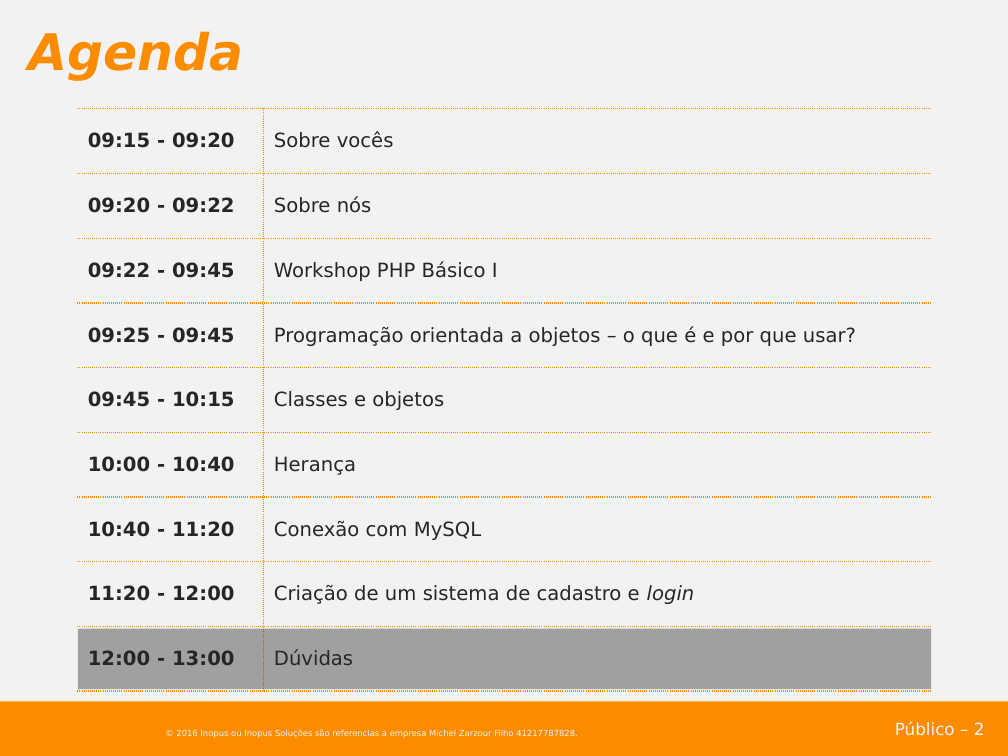
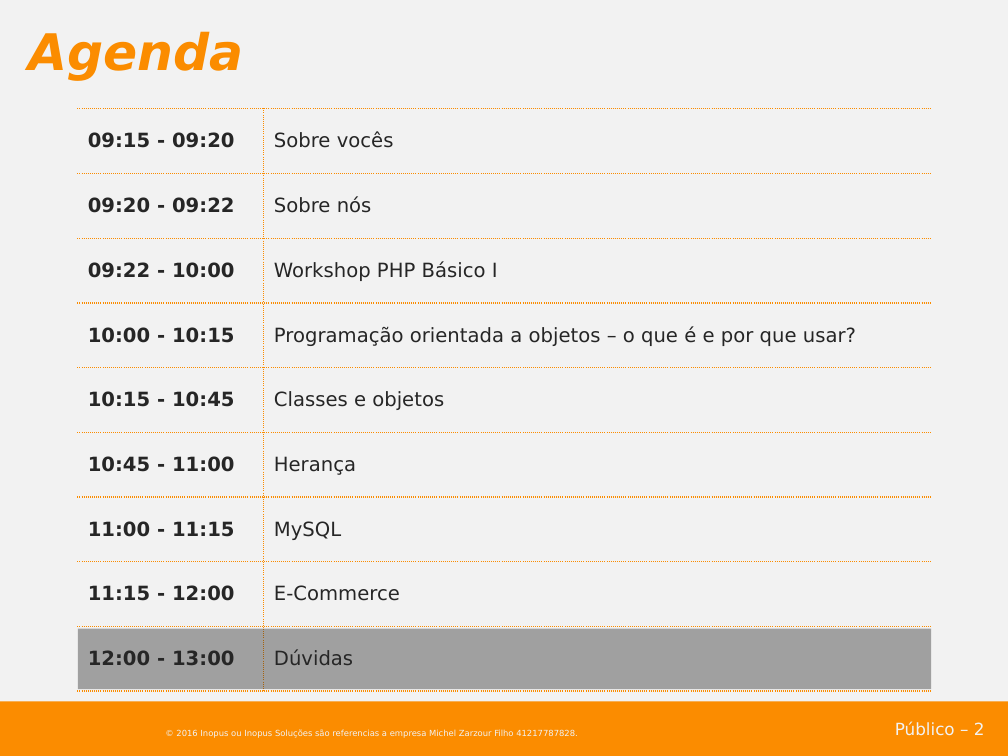
Before and after one commit to inopus/workshop-php-20161019, a slide deck: slide 2 of apresentacao/Workshop PHP 201610210136.pptx. Drawn at 1008x756 pixels with LibreOffice and Linux fonts; fonts in the diff are those of the drawing; background and template pictures are left out. Boxes give left, top, right and bottom in pixels: in the first picture for what was removed or moved away, otherwise in the second. Text is boxed around its words. In the diff, an @@ line names an element or a change of style, - is before the commit and + after.

```diff
--- a/apresentacao/Workshop PHP 201610210136.pptx
+++ b/apresentacao/Workshop PHP 201610210136.pptx
@@ table at (78,109,931,691) @@
-row 3, column 1: 09:22 - 09:45
+row 3, column 1: 09:22 - 10:00
-row 4, column 1: 09:25 - 09:45
+row 4, column 1: 10:00 - 10:15
-row 5, column 1: 09:45 - 10:15
+row 5, column 1: 10:15 - 10:45
-row 6, column 1: 10:00 - 10:40
+row 6, column 1: 10:45 - 11:00
-row 7, column 1: 10:40 - 11:20
+row 7, column 1: 11:00 - 11:15
-row 7, column 2: Conexão com MySQL
+row 7, column 2: MySQL
-row 8, column 1: 11:20 - 12:00
+row 8, column 1: 11:15 - 12:00
-row 8, column 2: Criação de um sistema de cadastro e login
+row 8, column 2: E-Commerce
```
Also in this commit, not shown: 8 other slides changed, 5 slides added, 5 other files.
